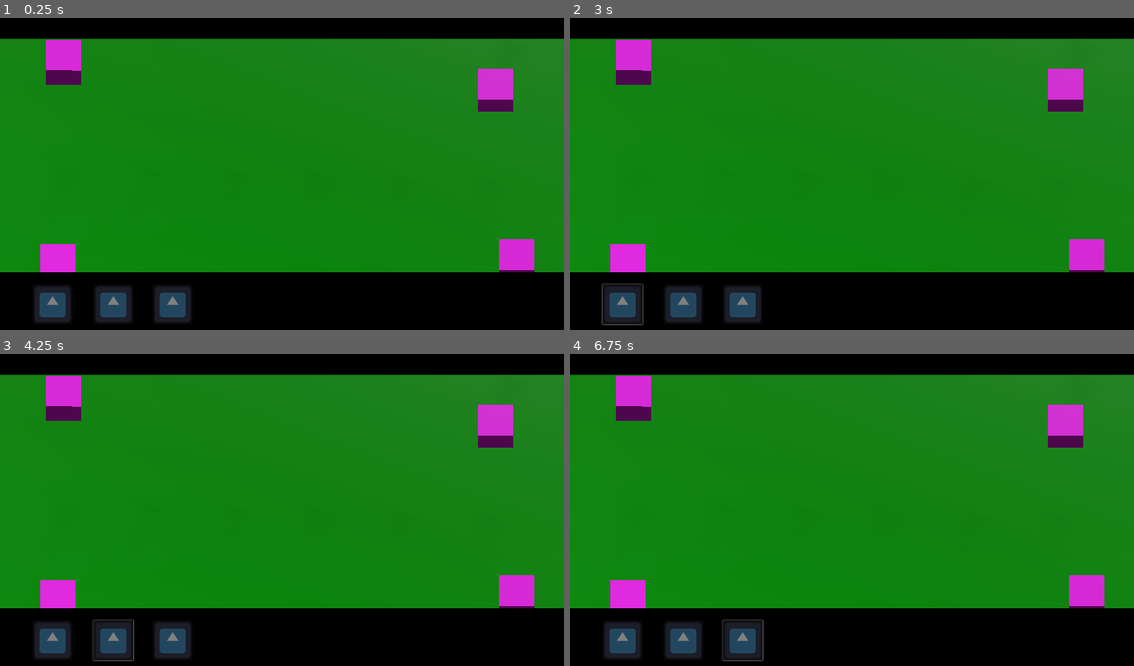
Above: before the commit, frames 1-4 (two rows, left to right).
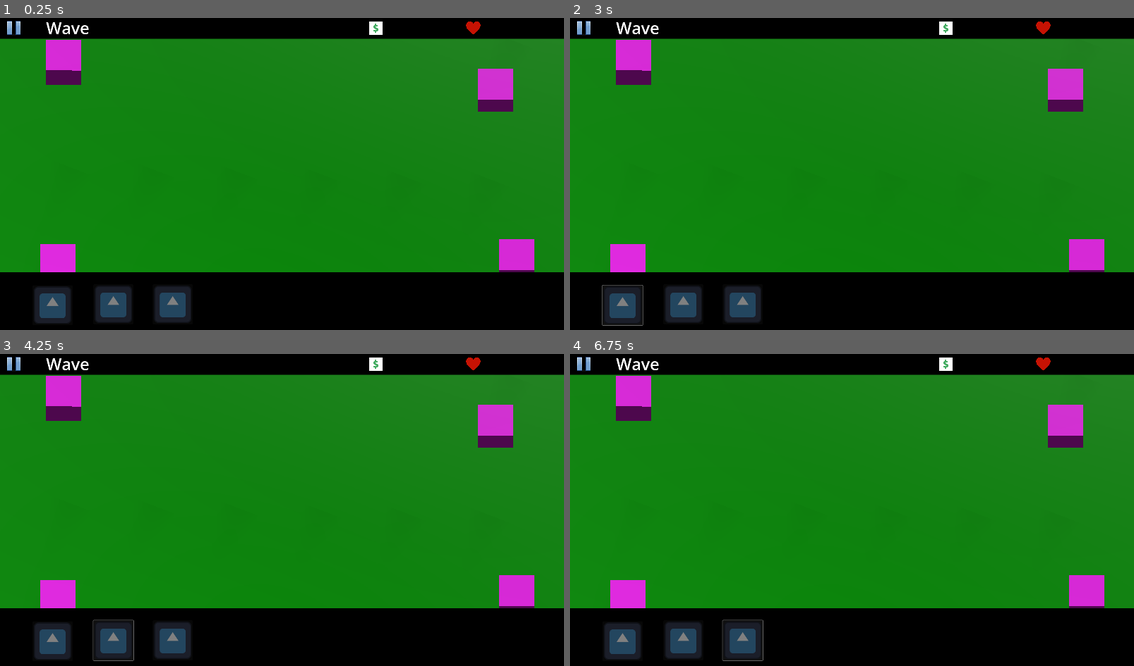
Above: after the commit, the same moments.

Repository: Vatvo/TrainJam
Game: Godot game, scene res://levels/main.tscn
Two runs of this game, one before a commit and one after it. Both use one fixed random seed, a clock stepped at 60 frames per second and the inputs below. The engine's default icon, where the game draws it, is replaced by a stand-in: a white triangle on a blue panel in a dark square.
Inputs (mouse positions are in pixels of both pictures, inside the frame that each line leads up to):
- Up to frame 1 (0.25 s): no input
- Up to frame 2 (3 s): click (620, 305) at 0.5 s; click (682, 305) at 1.25 s; click (744, 305) at 2 s; click (620, 305) at 2.75 s
- Up to frame 3 (4.25 s): click (112, 641) at 3.5 s
- Up to frame 4 (6.75 s): click (744, 641) at 4.25 s; click (620, 641) at 5 s; click (682, 641) at 5.75 s; click (744, 641) at 6.5 s

The runs differ from the first frame. In frame 1, 0.4% of the frame differs, in the area x 1-86%, y 0-97%; in frame 2, 0.5%, in the area x 1-86%, y 0-99%; in frame 3, 0.4%; in frame 4, 0.4%.

Commit message:
Programmer UI

Diff:
--- a/levels/main.tscn
+++ b/levels/main.tscn
@@ -1,9 +1,12 @@
-[gd_scene load_steps=10 format=3 uid="uid://12koe6sah6r1"]
+[gd_scene load_steps=13 format=3 uid="uid://12koe6sah6r1"]
 
 [ext_resource type="Material" uid="uid://cltn8ydkppp4q" path="res://tempmat.tres" id="1_p36se"]
+[ext_resource type="Texture2D" uid="uid://1rfcwo8ib7bq" path="res://Images/heart.webp" id="2_8gsr6"]
 [ext_resource type="Texture2D" uid="uid://c6yrufk1p3hsj" path="res://icon.svg" id="2_uu4mb"]
+[ext_resource type="Texture2D" uid="uid://4hjn47x7l0jo" path="res://Images/dollar.webp" id="3_4u4bw"]
 [ext_resource type="Texture2D" uid="uid://vjdrmpaoa3ny" path="res://Images/Untitled.png" id="3_e0wtn"]
 [ext_resource type="Script" path="res://objects/shop/shop.gd" id="3_xv0te"]
+[ext_resource type="Texture2D" uid="uid://rl63h56uckpi" path="res://Images/pause.webp" id="4_v3brr"]
 [ext_resource type="Script" path="res://objects/card/card.gd" id="5_d7vx2"]
 
 [sub_resource type="Environment" id="Environment_epp8i"]
@@ -64,6 +67,35 @@
 
 [node name="CanvasLayer" type="CanvasLayer" parent="."]
 
+[node name="RichTextLabel" type="RichTextLabel" parent="CanvasLayer"]
+z_index = 1
+offset_left = 157.0
+offset_top = -5.0
+offset_right = 317.0
+offset_bottom = 72.0
+theme_override_font_sizes/normal_font_size = 56
+text = "Wave
+"
+fit_content = true
+
+[node name="Heart" type="Sprite2D" parent="CanvasLayer"]
+z_index = 1
+position = Vector2(1611, 31)
+scale = Vector2(0.150415, 0.150415)
+texture = ExtResource("2_8gsr6")
+
+[node name="Dollar" type="Sprite2D" parent="CanvasLayer"]
+z_index = 1
+position = Vector2(1279, 35)
+scale = Vector2(0.126976, 0.126976)
+texture = ExtResource("3_4u4bw")
+
+[node name="Pause" type="Sprite2D" parent="CanvasLayer"]
+z_index = 1
+position = Vector2(47, 34)
+scale = Vector2(0.0969738, 0.0969738)
+texture = ExtResource("4_v3brr")
+
 [node name="Background" type="Sprite2D" parent="CanvasLayer"]
 position = Vector2(960, 540)
 texture = ExtResource("3_e0wtn")
@@ -74,9 +106,9 @@
 [node name="Slot 1" type="Button" parent="CanvasLayer/Shop"]
 z_index = 1
 offset_left = 111.0
-offset_top = 910.0
+offset_top = 913.0
 offset_right = 247.0
-offset_bottom = 1046.0
+offset_bottom = 1049.0
 icon = ExtResource("2_uu4mb")
 icon_alignment = 1
 vertical_icon_alignment = 0
Binary file added: Images/dollar.webp
Not shown, added: Images/dollar.webp.import
Binary file added: Images/heart.webp
Not shown, added: Images/heart.webp.import
Binary file added: Images/pause.webp
Not shown, added: Images/pause.webp.import
Not shown, added: .DS_Store
